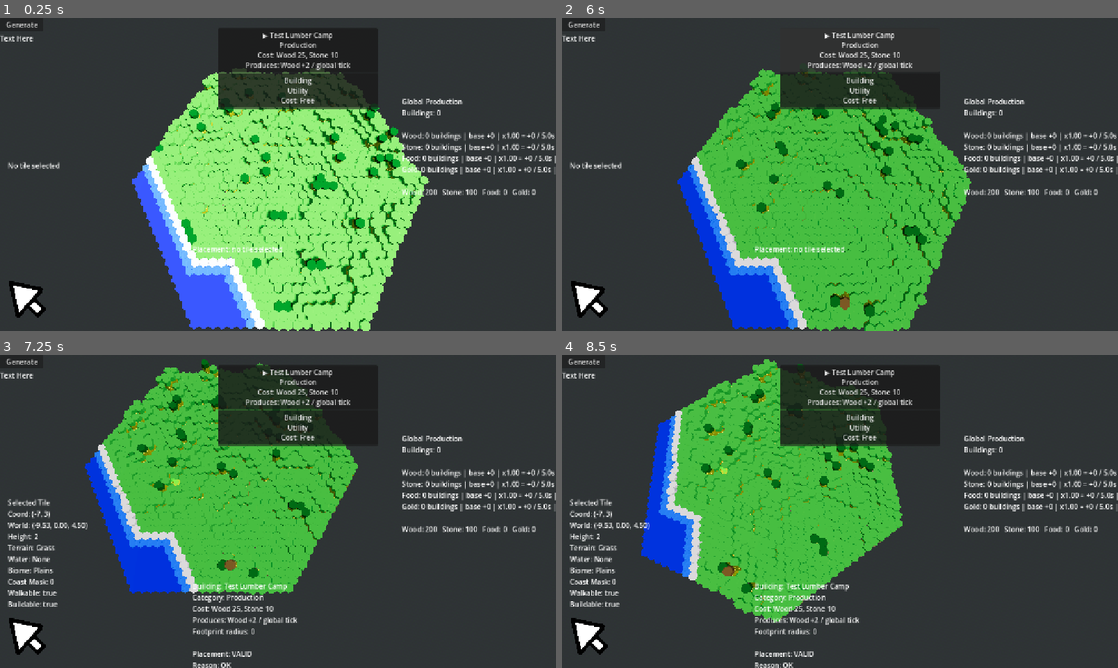
Above: before the commit, frames 1-4 (two rows, left to right).
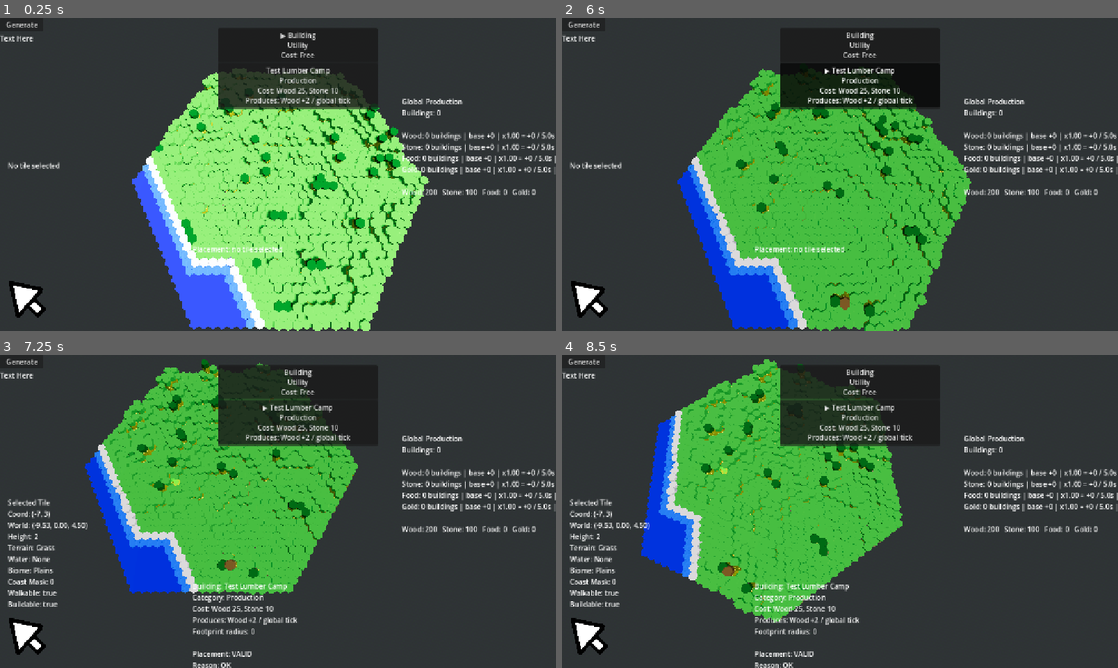
Above: after the commit, the same moments.

Repository: forzinkahd/HexaKingdomGameRepo
Game: Godot game, scene res://Scenes/GameScene.tscn
Same seed, same stepped clock (60 frames per second), same inputs: the game is played once before the commit and once after it.
Inputs (mouse positions are in pixels of both pictures, inside the frame that each line leads up to):
- Up to frame 1 (0.25 s): no input
- Up to frame 2 (6 s): click (862, 49) at 0.5 s, where only the run before the commit has a clickable "▶ Test Lumber Camp Production…"; click (862, 46) at 1.25 s, where only the run after the commit has a clickable "▶ Building Utility Cost: Free"; click (862, 89) at 2 s, where only the run before the commit has a clickable "Building Utility Cost: Free"; click "Building Utility Cost: Free" at 2.75 s; click (862, 86) at 3.5 s, where only the run after the commit has a clickable "Test Lumber Camp Production C…"; click "▶ Test Lumber Camp Production…" at 4.25 s; click "Generate" at 5 s; tap Enter at 5.75 s; move the mouse to (862, 68) at 5.77 s; hold D (MoveRight) from 5.78 s (still down); tap 2 (Build) at 5.85 s; click (862, 68) at 5.92 s
- Up to frame 3 (7.25 s): move the mouse to (166, 527) at 6.52 s; release D (MoveRight) at 6.53 s; hold S (MoveBackwards) from 6.53 s (still down); tap 2 (Build) at 6.6 s; click (166, 527) at 6.67 s
- Up to frame 4 (8.5 s): move the mouse to (895, 442) at 7.27 s; release S (MoveBackwards) at 7.28 s; hold D (MoveRight) 7.28-8.03 s; hold Q (RotateCameraLeft) 7.28-8.03 s; click (895, 442) at 7.42 s; tap 2 (Build) at 7.55, 8.3 s; move the mouse to (812, 574) at 8.02 s; hold W (MoveForward) from 8.03 s (still down); tap E (RotateCameraRight) at 8.1 s; click (812, 574) at 8.17 s

The runs differ from the first frame. In frame 1, 1.2% of the frame differs, in the area x 39-63%, y 4-28%; in frame 2, 1.8%, in the area x 39-68%, y 4-28%; in frame 3, 1.3%; in frame 4, 1.3%.

Commit message:
fix build menu house swap
Now working as intended

Diff:
--- a/Scenes/GameScene.tscn
+++ b/Scenes/GameScene.tscn
@@ -224,7 +224,7 @@
 
 [node name="BuildingCatalogV2" type="Node" parent="Builder/GameplayV2" unique_id=1408759746]
 script = ExtResource("36_v14ik")
-buildings = Array[ExtResource("37_evxj1")]([ExtResource("32_cxw7u"), ExtResource("35_cxw7u")])
+buildings = Array[ExtResource("37_evxj1")]([ExtResource("35_cxw7u"), ExtResource("32_cxw7u")])
 
 [node name="UI" type="CanvasLayer" parent="." unique_id=980856356]
 
--- a/scripts/Gameplay/PlacementV2/build_menu_button_v2.gd
+++ b/scripts/Gameplay/PlacementV2/build_menu_button_v2.gd
@@ -33,15 +33,11 @@
 	_update_text()
 
 
-func _gui_input(event: InputEvent) -> void:
-	if event is InputEventMouseButton:
-		accept_event()
-
-
 func _on_pressed() -> void:
 	if definition == null:
 		return
 
+	print("BuildMenuButtonV2 pressed: ", definition.id)
 	building_pressed.emit(definition)
 
 
@@ -60,9 +56,7 @@
 		title = selected_prefix + title
 
 	lines.append(title)
-
-	var category_name := BuildingDefinition.category_name(definition.category)
-	lines.append(category_name)
+	lines.append(BuildingDefinition.category_name(definition.category))
 
 	if show_cost:
 		lines.append("Cost: %s" % [definition.cost_summary()])
